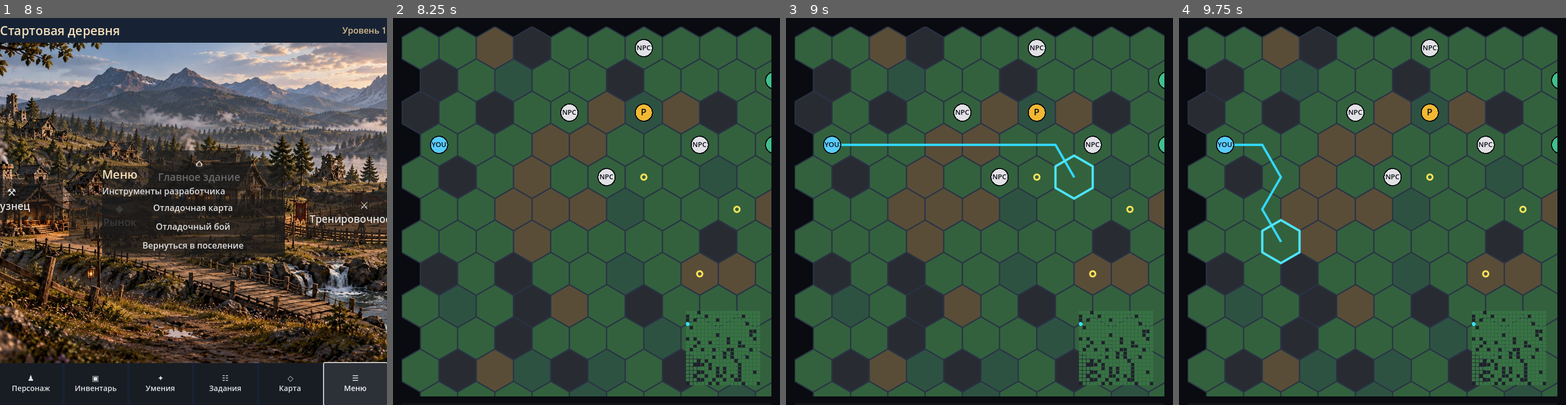
Above: before the commit, frames 1-4 (left to right).
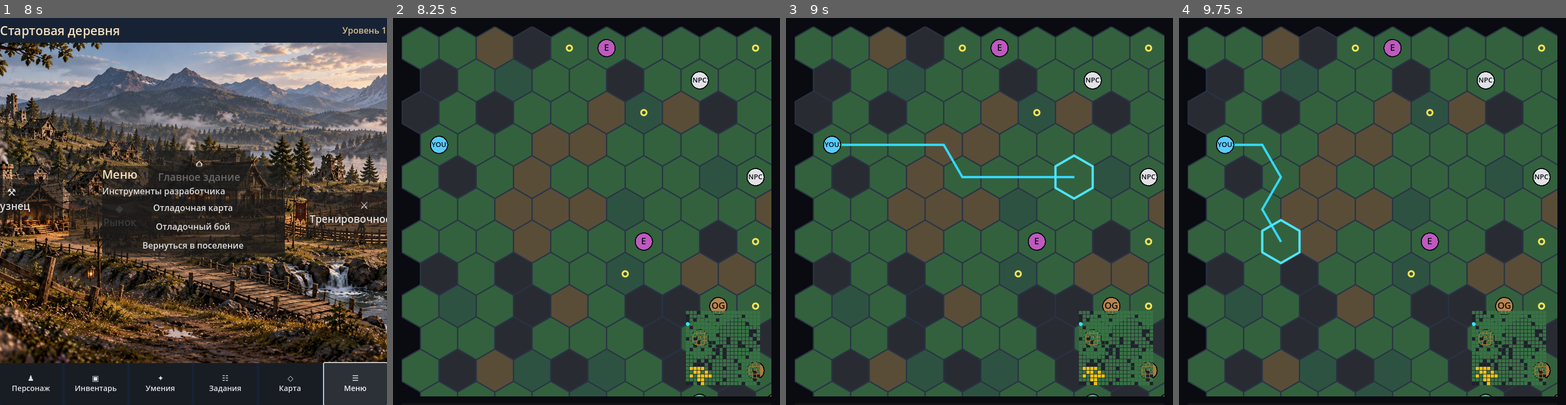
Above: after the commit, the same moments.

Repository: Archoniou1987/Battle-of-Artheon
Game: Godot game, scene res://scenes/main/main.tscn
The game is run twice, just before and just after one commit, with the same random seed, the same clock (stepped at 60 frames per second) and the same inputs.
Inputs (mouse positions are in pixels of both pictures, inside the frame that each line leads up to):
- Up to frame 1 (8 s): click "⚒ Кузнец" at 0.5 s; click "◆ Рынок" at 1.25 s; click "⌂ Главное здание" at 2 s; click "⚔ Тренировочное поле" at 2.75 s; click "♟ Персонаж" at 3.5 s; click "▣ Инвентарь" at 4.25 s; click "✦ Умения" at 5 s; click "☷ Задания" at 5.75 s; click "◇ Карта" at 6.5 s; click "☰ Меню" at 7.25 s
- Up to frame 2 (8.25 s): click "Отладочная карта" at 8 s
- Up to frame 3 (9 s): tap Enter at 8.75 s; move the mouse to (1064, 192) at 8.77 s; click (1064, 192) at 8.92 s
- Up to frame 4 (9.75 s): tap Space at 9.5 s; drag from (1295, 230) to (1353, 288) at 9.52 s

Frame 1 is identical in both runs. In frame 2, 4.8% of the frame differs, in the area x 43-98%, y 5-98%; in frame 3, 5.3%, in the area x 40-98%, y 5-98%; in frame 4, 4.8%.

Commit message:
Guarantee at least one thematic region while retaining maximum three

Diff:
--- a/core/map/map_region_generator.gd
+++ b/core/map/map_region_generator.gd
@@ -22,6 +22,8 @@
 	for definition in REGION_TYPES:
 		if rng.randf()<float(definition["chance"]):
 			candidates.append(definition)
+	if candidates.is_empty():
+		candidates.append(REGION_TYPES[rng.randi_range(0,REGION_TYPES.size()-1)])
 	candidates.sort_custom(func(a:Dictionary,b:Dictionary)->bool: return int(a["priority"])>int(b["priority"]))
 	var candidate_count:=candidates.size()
 	var cap:int=int(ceil(float(map.width*map.height)*3.0/400.0))
@@ -134,4 +136,31 @@
 			reserved[pos]=true
 		var region_id:="REGION_%02d"%regions.size()
 		regions.append({"region_id":region_id,"region_type":definition["id"],"cells":selected,"entrances":[],"pocket_id":""})
+	# A guaranteed thematic region for 20x20 maps, independent of pocket geometry.
+	if regions.is_empty():
+		var fallback:Array[Vector2i]=[]
+		for y in range(map.height):
+			for x in range(map.width):
+				var pos:=Vector2i(x,y)
+				if not protected.has(pos) and not reserved.has(pos) and HexGrid.distance(pos,entrance)>3 and HexGrid.distance(pos,exit)>2:
+					fallback.append(pos)
+		if not fallback.is_empty():
+			var selected:Array[Vector2i]=[fallback[rng.randi_range(0,fallback.size()-1)]]
+			var owned:Dictionary={selected[0]:true}
+			while selected.size()<8:
+				var options:Array[Vector2i]=[]
+				for pos in selected:
+					for neighbor in map.neighbors(pos):
+						if fallback.has(neighbor) and not owned.has(neighbor) and not options.has(neighbor):
+							options.append(neighbor)
+				if options.is_empty():
+					break
+				var next:Vector2i=options[rng.randi_range(0,options.size()-1)]
+				selected.append(next)
+				owned[next]=true
+			for pos in selected:
+				map.set_obstacle(pos,"",false)
+				map.set_terrain(pos,"grass",1.0)
+			var definition:Dictionary=REGION_TYPES[rng.randi_range(0,REGION_TYPES.size()-1)]
+			regions.append({"region_id":"REGION_00","region_type":definition["id"],"cells":selected,"entrances":[],"pocket_id":""})
 	return {"pockets":pockets,"regions":regions,"region_candidates":candidate_count,"pocket_attempts":attempts_total,"geometry_rejections":rejected_geometry}
